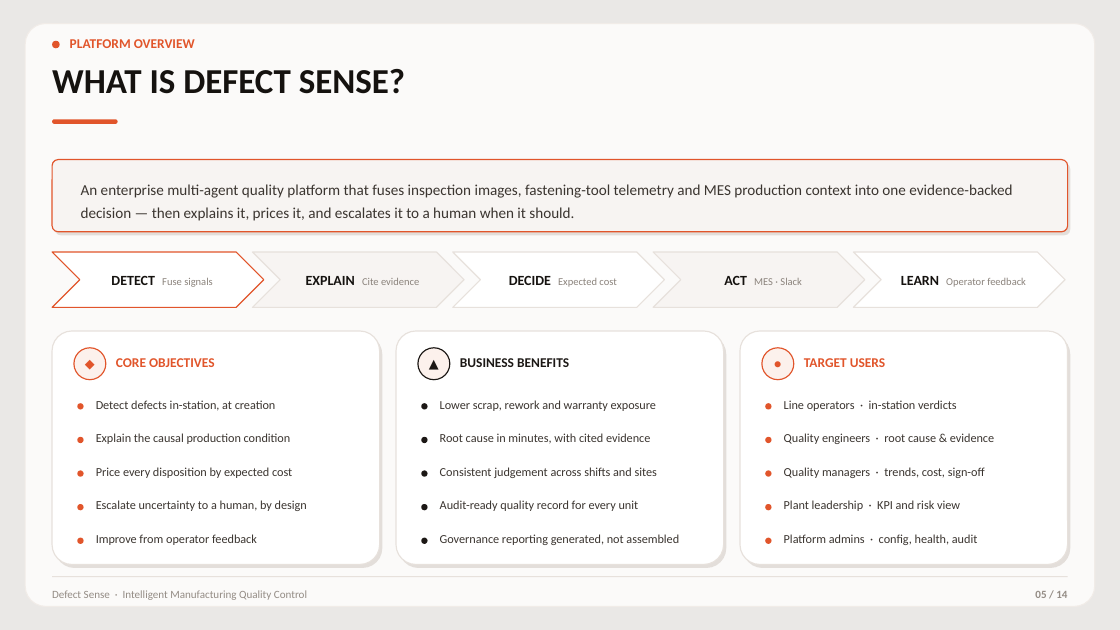
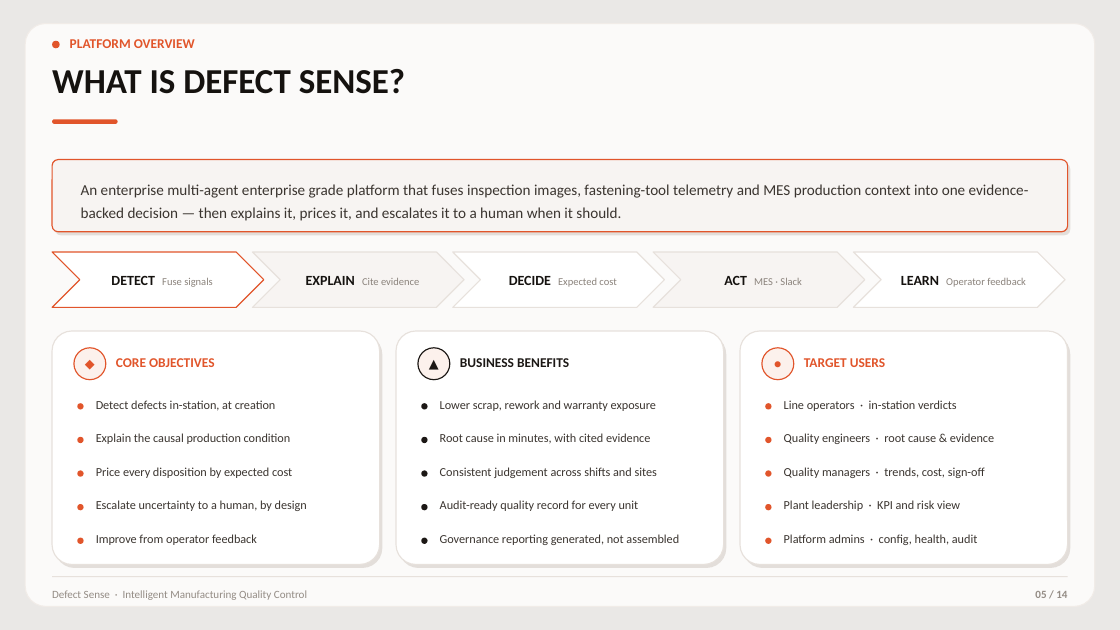
Before and after one commit to prakharindoria/defect-sense, a slide deck: slide 5 of Defect_Sense_Executive_Presentation.pptx. Drawn at 1120x630 pixels with LibreOffice and Linux fonts; fonts in the diff are those of the drawing. Boxes give left, top, right and bottom in pixels: in the first picture for what was removed or moved away, otherwise in the second. Text is boxed around its words. In the diff, an @@ line names an element or a change of style, - is before the commit and + after.

Commit message:
Add files via upload
added presentation

```diff
--- a/Defect_Sense_Executive_Presentation.pptx
+++ b/Defect_Sense_Executive_Presentation.pptx
@@ text at <box>81,184,1029,221</box>: text changed @@
-An enterprise multi-agent quality platform that fuses inspection images, fastening-tool telemetry and MES production context into one evidence-backed decision — then explains it, prices it, and escalates it to a human when it should.
+An enterprise multi-agent enterprise grade platform that fuses inspection images, fastening-tool telemetry and MES production context into one evidence-backed decision — then explains it, prices it, and escalates it to a human when it should.
```
Also in this commit, not shown: 4 other slides changed, 1 slide removed, 1 other file.
